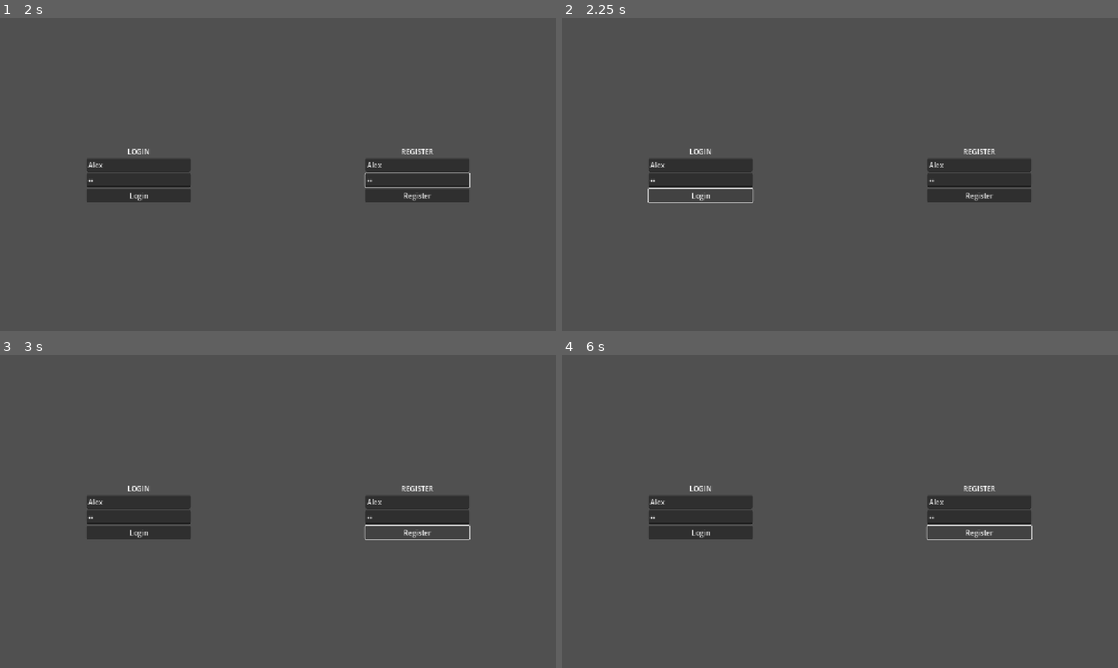
Above: before the commit, frames 1-4 (two rows, left to right).
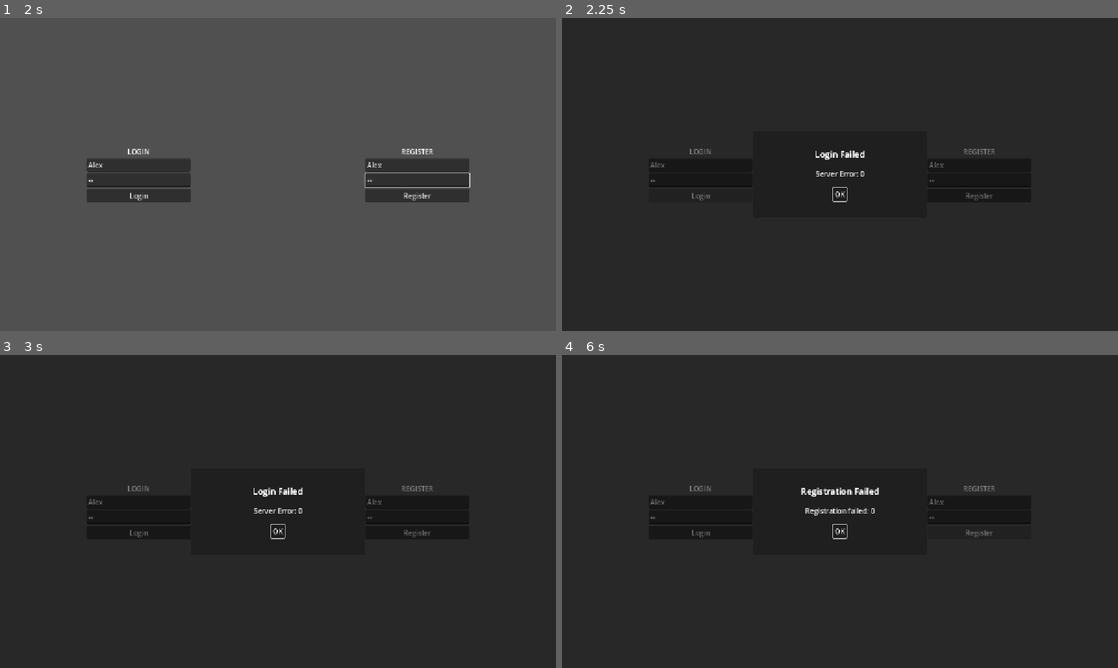
Above: after the commit, the same moments.

Repository: SnappyDragon64/horseshoe-client
Game: Godot game, scene res://game/main.tscn
The game is run twice, just before and just after one commit, with the same random seed, the same clock (stepped at 60 frames per second) and the same inputs. The engine's default icon, where the game draws it, is replaced by a stand-in: a white triangle on a blue panel in a dark square.
Inputs (mouse positions are in pixels of both pictures, inside the frame that each line leads up to):
- Up to frame 1 (2 s): click (139, 165) at 0.52 s; type "Alex" at 0.6 s; click (139, 180) at 0.75 s; type "12" at 0.83 s; click (417, 165) at 0.98 s; type "Alex" at 1.07 s; click (417, 180) at 1.27 s; type "12" at 1.35 s
- Up to frame 2 (2.25 s): click "Login" at 2 s
- Up to frame 3 (3 s): click "Register" at 2.75 s
- Up to frame 4 (6 s): click (840, 530) at 3.5 s, where only the run after the commit has a clickable "OK"; click "Login" at 4.25 s; click (840, 530) at 5 s, where only the run after the commit has a clickable "OK"; click "Register" at 5.75 s

Frame 1 is identical in both runs. In frame 2, 96% of the frame differs, in the area x 0-100%, y 0-100%; in frame 3, 96%; in frame 4, 96%.

Commit message:
Added popup messages

Diff:
--- a/game/core/game_manager.gd
+++ b/game/core/game_manager.gd
@@ -50,11 +50,19 @@
 func _on_connection_failed() -> void:
 	print("GameManager: Connection failed.")
 	_return_to_auth()
+	UIManager.push(Registries.UI_WINDOWS.POPUP, {
+		"title": "Error",
+		"text": "Connection failed."
+	})
 
 
 func _on_disconnected() -> void:
 	print("GameManager: Disconnected.")
 	_return_to_auth()
+	UIManager.push(Registries.UI_WINDOWS.POPUP, {
+		"title": "Error",
+		"text": "Disconnected from the server."
+	})
 
 
 func _return_to_auth() -> void:
--- /dev/null
+++ b/game/network/handler/handle_system_message.gd
@@ -0,0 +1,11 @@
+class_name HandleSystemMessage
+extends Handler
+
+
+func execute(data: Dictionary) -> void:
+	var message: String = data.get("message")
+
+	UIManager.push(Registries.UI_WINDOWS.POPUP, {
+		"title": "System Message",
+		"text": message
+	})
--- a/game/network/handler/handlers.gd
+++ b/game/network/handler/handlers.gd
@@ -5,6 +5,7 @@
 var LOAD_ROOM:      Handler = _register("load_room",      HandleLoadRoom.new())
 var SPAWN_PLAYER:   Handler = _register("spawn_player",   HandleSpawn.new())
 var DELETE_PLAYER:  Handler = _register("delete_player",  HandleDelete.new())
+var SYSTEM_MESSAGE: Handler = _register("system_message", HandleSystemMessage.new())
 var PLAYER_MOVED:   Handler = _register("player_moved",   HandleMove.new())
 var PLAYER_MESSAGE: Handler = _register("player_message", HandleChat.new())
 
--- a/game/ui/base/ui_windows.gd
+++ b/game/ui/base/ui_windows.gd
@@ -6,6 +6,7 @@
 var HUD:       UIWindowEntry = _register("hud",       "res://game/ui/hud/hud.tscn")
 var LOADER:    UIWindowEntry = _register("loader",    "res://game/ui/loading/loading_screen.tscn")
 var SPINNER:   UIWindowEntry = _register("spinner",   "res://game/ui/loading/spinner.tscn")
+var POPUP:     UIWindowEntry = _register("popup",     "res://game/ui/common/popup.tscn")
 
 
 func _register(id: String, path: Variant) -> UIWindowEntry:
--- /dev/null
+++ b/game/ui/common/popup.gd
@@ -0,0 +1,46 @@
+extends UIWindow
+
+
+@onready var title_label: Label = $CenterContainer/PanelContainer/MarginContainer/VBoxContainer/TitleLabel
+@onready var text_label: Label = $CenterContainer/PanelContainer/MarginContainer/VBoxContainer/TextLabel
+@onready var button: Button = $CenterContainer/PanelContainer/MarginContainer/VBoxContainer/Button
+
+var title: String = "Title":
+	get:
+		return title
+	set(value):
+		title = value
+
+		if title_label:
+			title_label.set_text(title)
+
+var text: String = "Text":
+	get:
+		return text
+	set(value):
+		text = value
+
+		if text_label:
+			text_label.set_text(text)
+
+var button_text: String = "OK":
+	get:
+		return button_text
+	set(value):
+		button_text = value
+
+		if button:
+			button.set_text(button_text)
+
+
+func _ready() -> void:
+	title_label.set_text(title)
+	text_label.set_text(text)
+	button.set_text(button_text)
+
+	button.pressed.connect(close)
+
+
+func grab_default_focus() -> void:
+	if button:
+		button.grab_focus()
--- /dev/null
+++ b/game/ui/common/popup.tscn
@@ -0,0 +1,57 @@
+[gd_scene load_steps=3 format=3 uid="uid://dvu0jvcl8wyhw"]
+
+[ext_resource type="Script" uid="uid://bd30f5g68h7n2" path="res://game/ui/common/popup.gd" id="1_d7ru6"]
+
+[sub_resource type="LabelSettings" id="LabelSettings_d7ru6"]
+font_size = 20
+outline_size = 1
+
+[node name="Popup" type="Control"]
+layout_mode = 3
+anchors_preset = 15
+anchor_right = 1.0
+anchor_bottom = 1.0
+grow_horizontal = 2
+grow_vertical = 2
+mouse_filter = 1
+script = ExtResource("1_d7ru6")
+metadata/_custom_type_script = "uid://c6injeip41b55"
+
+[node name="CenterContainer" type="CenterContainer" parent="."]
+layout_mode = 1
+anchors_preset = 15
+anchor_right = 1.0
+anchor_bottom = 1.0
+grow_horizontal = 2
+grow_vertical = 2
+
+[node name="PanelContainer" type="PanelContainer" parent="CenterContainer"]
+custom_minimum_size = Vector2(400, 200)
+layout_mode = 2
+
+[node name="MarginContainer" type="MarginContainer" parent="CenterContainer/PanelContainer"]
+layout_mode = 2
+theme_override_constants/margin_left = 20
+theme_override_constants/margin_top = 20
+theme_override_constants/margin_right = 20
+theme_override_constants/margin_bottom = 20
+
+[node name="VBoxContainer" type="VBoxContainer" parent="CenterContainer/PanelContainer/MarginContainer"]
+layout_mode = 2
+size_flags_horizontal = 4
+theme_override_constants/separation = 20
+alignment = 1
+
+[node name="TitleLabel" type="Label" parent="CenterContainer/PanelContainer/MarginContainer/VBoxContainer"]
+layout_mode = 2
+label_settings = SubResource("LabelSettings_d7ru6")
+horizontal_alignment = 1
+
+[node name="TextLabel" type="Label" parent="CenterContainer/PanelContainer/MarginContainer/VBoxContainer"]
+layout_mode = 2
+horizontal_alignment = 1
+
+[node name="Button" type="Button" parent="CenterContainer/PanelContainer/MarginContainer/VBoxContainer"]
+layout_mode = 2
+size_flags_horizontal = 4
+text = "OK"
--- a/game/ui/main_menu/auth_screen.gd
+++ b/game/ui/main_menu/auth_screen.gd
@@ -1,4 +1,10 @@
 extends UIWindow
+
+
+func _ready() -> void:
+	SessionManager.login_failed.connect(_on_login_failed)
+	SessionManager.register_failed.connect(_on_register_failed)
+	SessionManager.register_success.connect(_on_register_success)
 
 
 func _on_login_button_pressed() -> void:
@@ -9,3 +15,24 @@
 func _on_register_button_pressed() -> void:
 	SessionManager.register($Panel/HBoxContainer/RegisterContainer/VBoxContainer/LineEdit.get_text(),
 							$Panel/HBoxContainer/RegisterContainer/VBoxContainer/LineEdit2.get_text())
+
+
+func _on_login_failed(error_msg: String) -> void:
+	UIManager.push(Registries.UI_WINDOWS.POPUP, {
+		"title": "Login Failed",
+		"text": error_msg
+	})
+
+
+func _on_register_failed(error_msg: String) -> void:
+	UIManager.push(Registries.UI_WINDOWS.POPUP, {
+		"title": "Registration Failed",
+		"text": error_msg
+	})
+
+
+func _on_register_success() -> void:
+	UIManager.push(Registries.UI_WINDOWS.POPUP, {
+		"title": "Success",
+		"text": "Account created! You can now log in."
+	})
--- a/game/world/entity/player.tscn
+++ b/game/world/entity/player.tscn
@@ -4,8 +4,6 @@
 [ext_resource type="Texture2D" uid="uid://ds8arii3ao1fr" path="res://asset/guy_funlin.png" id="1_46til"]
 [ext_resource type="Texture2D" uid="uid://dbm1dhkg67emr" path="res://asset/shadow.png" id="3_t87fx"]
 [ext_resource type="Texture2D" uid="uid://cc1qbp3bydmc4" path="res://asset/ring.png" id="4_yimyf"]
-
-[sub_resource type="CircleShape2D" id="CircleShape2D_hjj40"]
 
 [sub_resource type="StyleBoxFlat" id="StyleBoxFlat_3a8sv"]
 bg_color = Color(0.78431374, 0.78431374, 0.8627451, 0.8627451)
@@ -18,26 +16,17 @@
 expand_margin_right = 4.0
 expand_margin_bottom = 4.0
 
+[sub_resource type="CircleShape2D" id="CircleShape2D_hjj40"]
+
 [node name="Player" type="Area2D"]
 script = ExtResource("1_3a8sv")
-
-[node name="SpriteHolder" type="Node2D" parent="."]
-
-[node name="Sprite2D" type="Sprite2D" parent="SpriteHolder"]
-position = Vector2(0, -40)
-texture = ExtResource("1_46til")
-
-[node name="CollisionShape2D" type="CollisionShape2D" parent="."]
-shape = SubResource("CircleShape2D_hjj40")
-
-[node name="NavigationAgent2D" type="NavigationAgent2D" parent="."]
 
 [node name="Label" type="Label" parent="."]
 z_index = 10
 custom_minimum_size = Vector2(128, 0)
 offset_left = -64.0
 offset_right = 64.0
-offset_bottom = 17.0
+offset_bottom = 20.0
 theme_override_colors/font_color = Color(0, 0, 0, 1)
 theme_override_colors/font_outline_color = Color(1, 1, 1, 1)
 theme_override_constants/outline_size = 2
@@ -74,6 +63,17 @@
 theme_override_styles/normal = SubResource("StyleBoxFlat_3a8sv")
 horizontal_alignment = 1
 
+[node name="SpriteHolder" type="Node2D" parent="."]
+
+[node name="Sprite2D" type="Sprite2D" parent="SpriteHolder"]
+position = Vector2(0, -40)
+texture = ExtResource("1_46til")
+
+[node name="CollisionShape2D" type="CollisionShape2D" parent="."]
+shape = SubResource("CircleShape2D_hjj40")
+
+[node name="NavigationAgent2D" type="NavigationAgent2D" parent="."]
+
 [node name="ChatBubbleTimer" type="Timer" parent="."]
 wait_time = 4.0
 one_shot = true
Not shown, added: game/network/handler/handle_system_message.gd.uid
Not shown, added: game/ui/common/popup.gd.uid
